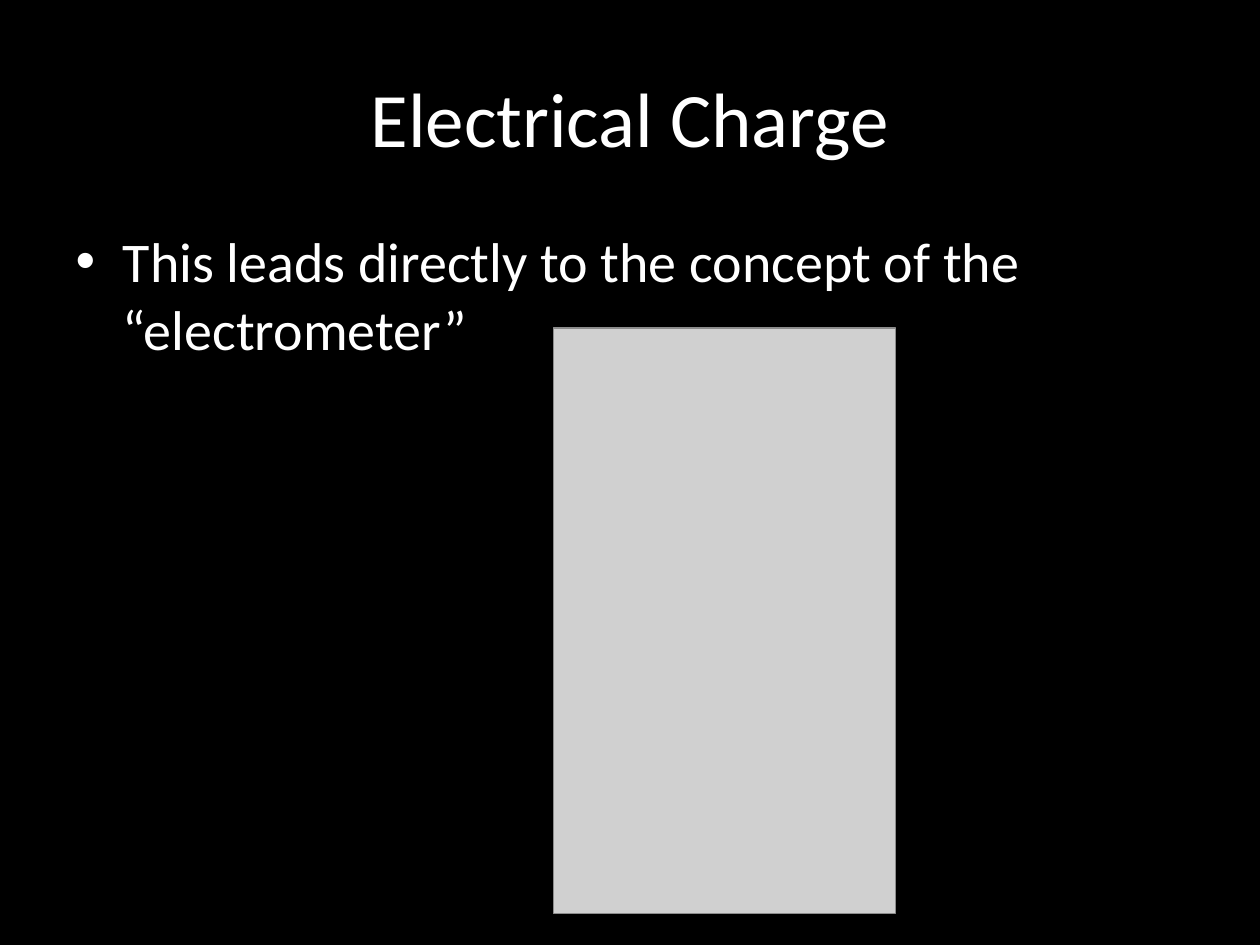
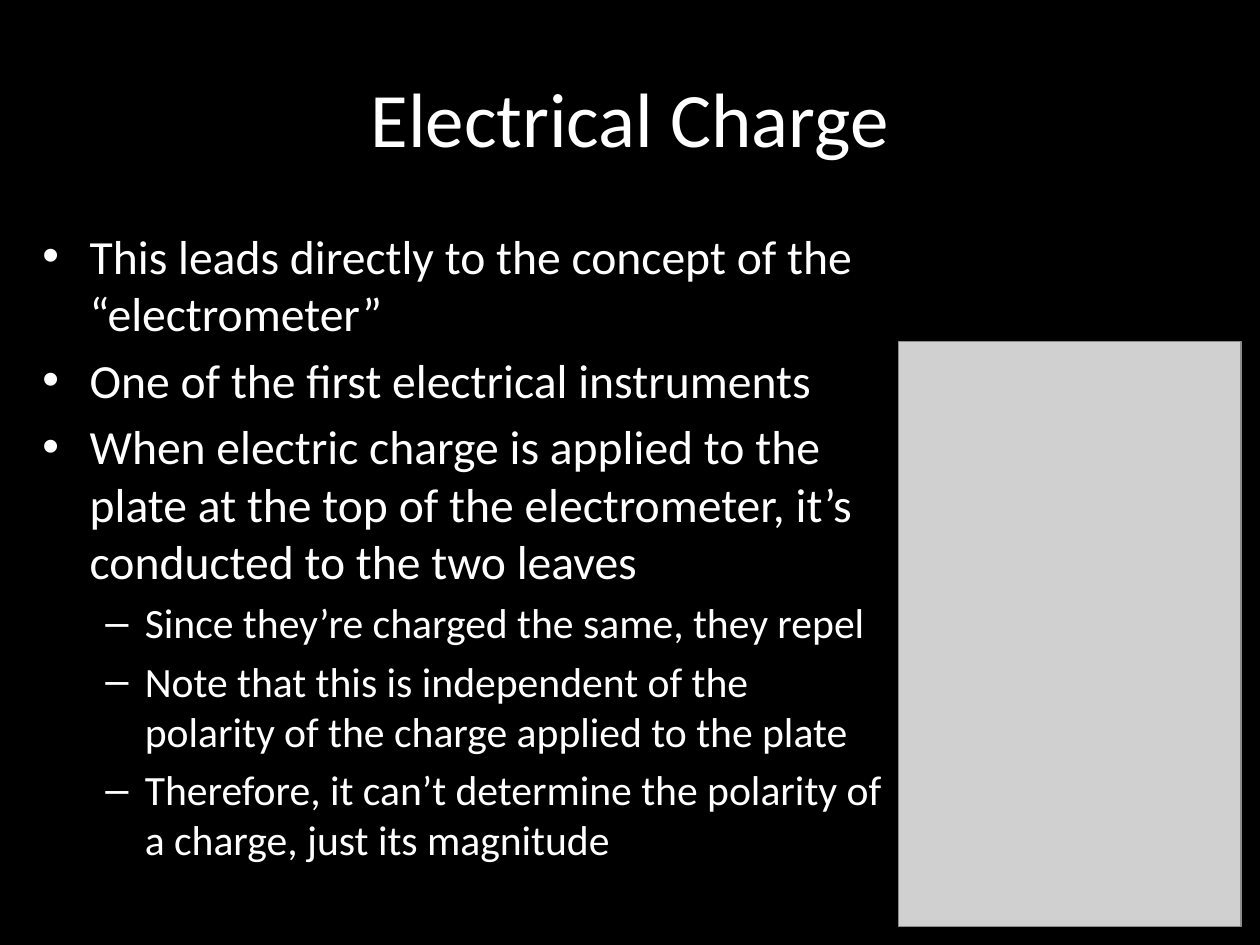
Before and after one commit to carlosgj/FRC-Training, a slide deck: slide 6 of Electronics 101.pptx. Drawn at 1260x945 pixels with LibreOffice and Linux fonts; fonts in the diff are those of the drawing; grey boxes stand for pictures; background and template pictures are left out. Boxes give left, top, right and bottom in pixels: in the first picture for what was removed or moved away, otherwise in the second. Text is boxed around its words. In the diff, an @@ line names an element or a change of style, - is before the commit and + after.

```diff
--- a/Electronics 101.pptx
+++ b/Electronics 101.pptx
@@ text "This leads directly to the ...": place and size @@
-text "This leads directly to the ..." at box(123, 243, 1019, 351)
+text "This leads directly to the ..." at box(90, 241, 882, 862)
@@ text at box(90, 241, 852, 332): size 32 to 27.2 pt in "This leads directly to the concept of ..." @@
@@ picture: place and size @@
-picture at box(553, 328, 896, 914)
+picture at box(898, 341, 1241, 927)
@@ text at box(90, 365, 882, 862): paragraphs added @@
+• One of the first electrical instruments
+• When electric charge is applied to the plate at the top of the electrometer, it’s conducted to the two leaves
+  – Since they’re charged the same, they repel
+  – Note that this is independent of the polarity of the charge applied to the plate
+  – Therefore, it can’t determine the polarity of a charge, just its magnitude
```
Also in this commit, not shown: 6 other slides changed, 8 slides added.
